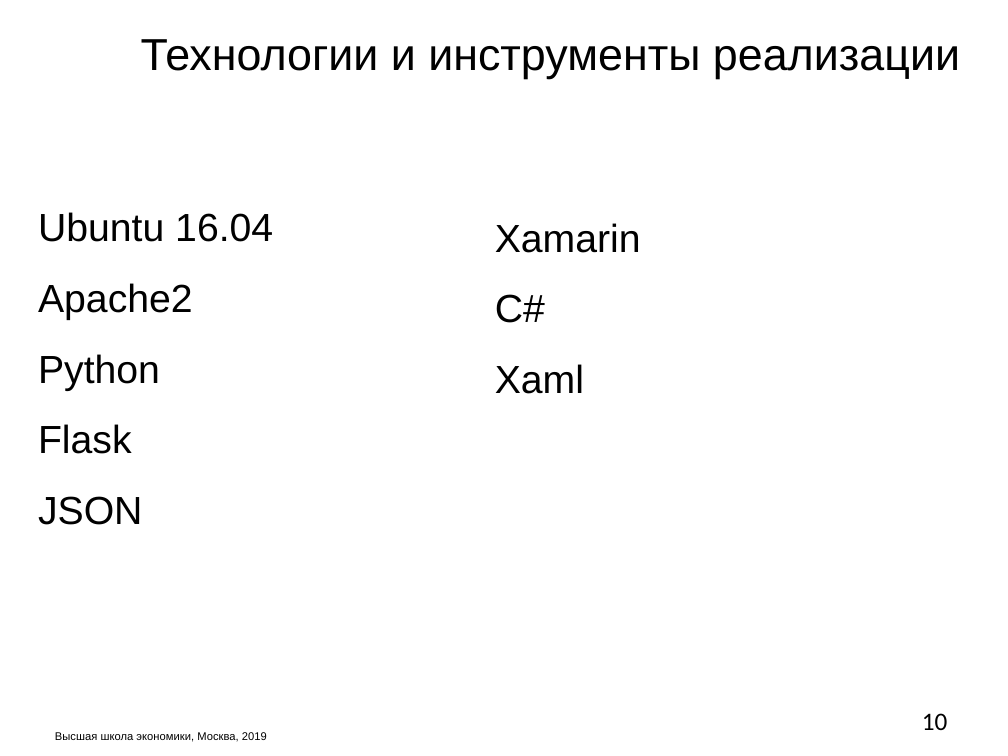
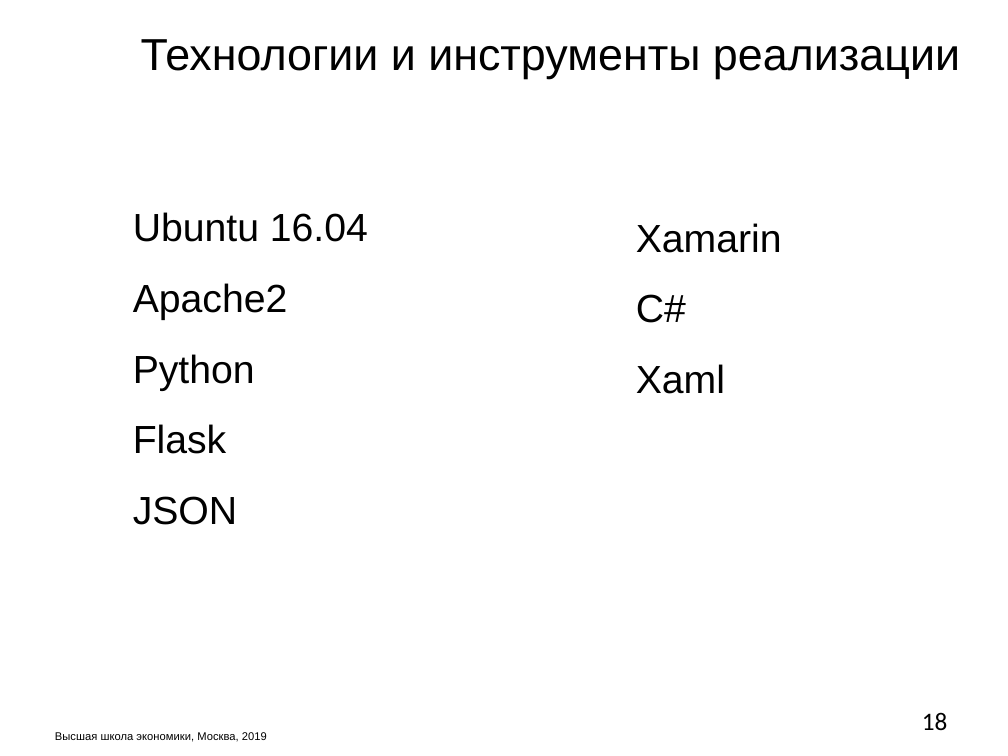
Before and after one commit to M2000h/HSE-APP, a slide deck: slide 18 of Презентация.pptx (slide 10 before the commit). Drawn at 1008x756 pixels with LibreOffice and Linux fonts; fonts in the diff are those of the drawing; background and template pictures are left out. Boxes give left, top, right and bottom in pixels: in the first picture for what was removed or moved away, otherwise in the second. Text is boxed around its words. In the diff, an @@ line names an element or a change of style, - is before the commit and + after.

```diff
--- a/Презентация.pptx
+++ b/Презентация.pptx
@@ text "Ubuntu 16.04": place and size @@
-text "Ubuntu 16.04" at box(38, 212, 273, 525)
+text "Ubuntu 16.04" at box(133, 212, 368, 525)
@@ text "Xamarin": place and size @@
-text "Xamarin" at box(495, 223, 641, 394)
+text "Xamarin" at box(636, 223, 782, 394)
@@ page number at box(922, 712, 948, 730): text changed @@
-10
+18
```
Also in this commit, not shown: 14 other slides changed, 2 slides added, 2 other files.
